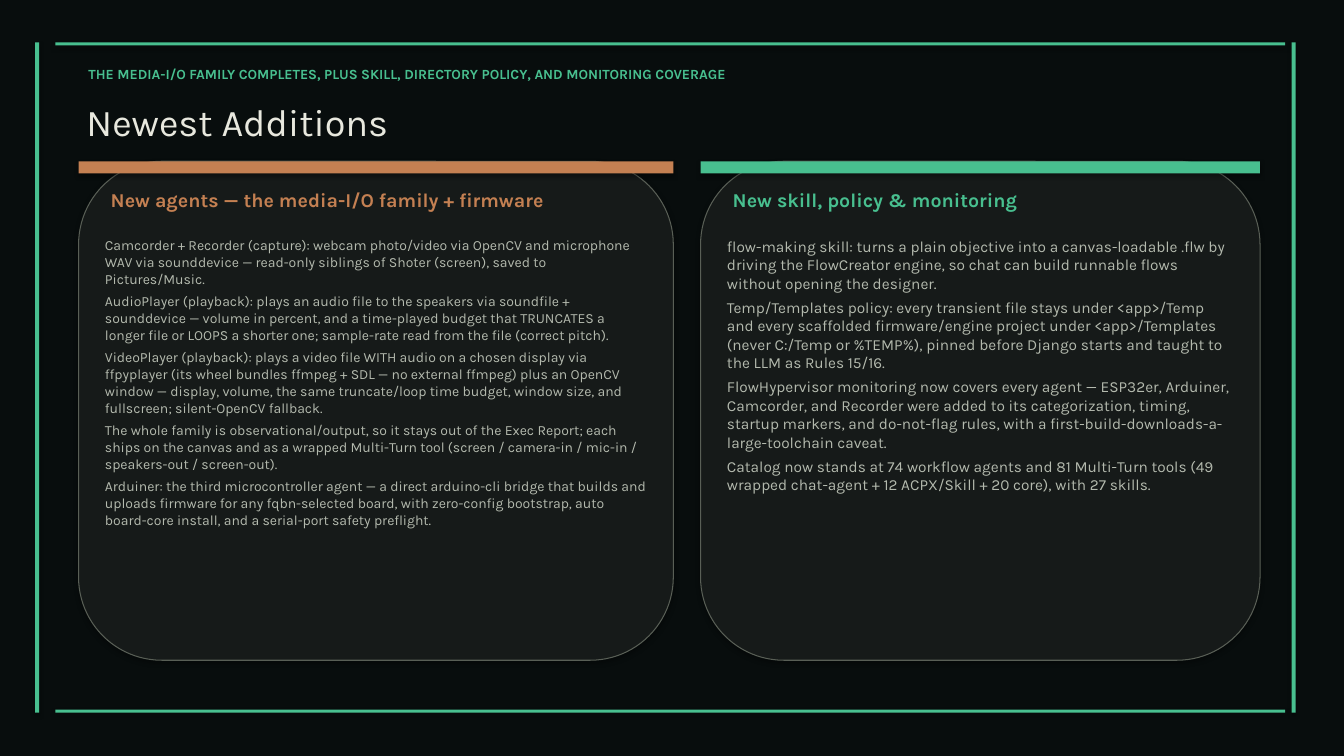
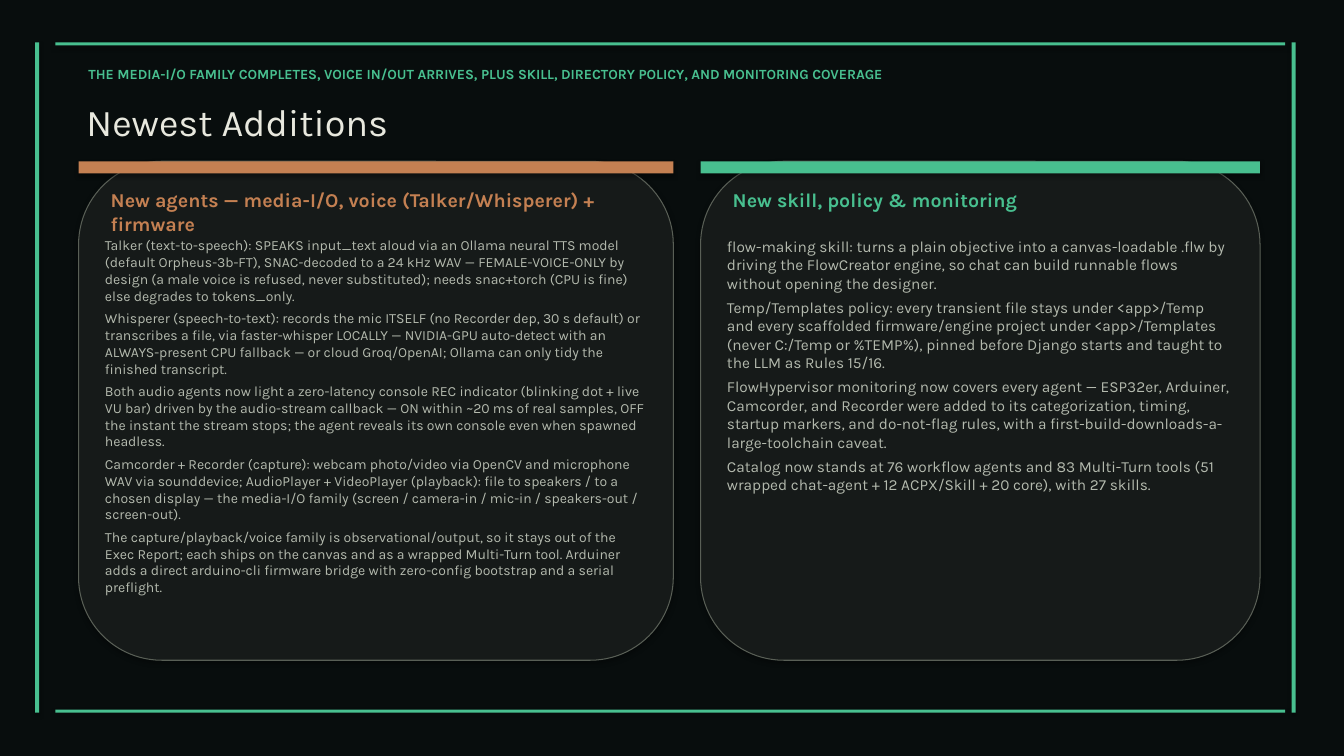
Before and after one commit to XAIHT/Tlamatini, a slide deck: slide 52 of Tlamatini_eXtended_Artificial_Intelligence_Humanly_Tempered.pptx. Drawn at 1344x756 pixels with LibreOffice and Linux fonts; fonts in the diff are those of the drawing. Boxes give left, top, right and bottom in pixels: in the first picture for what was removed or moved away, otherwise in the second. Text is boxed around its words. In the diff, an @@ line names an element or a change of style, - is before the commit and + after.

```diff
--- a/Tlamatini_eXtended_Artificial_Intelligence_Humanly_Tempered.pptx
+++ b/Tlamatini_eXtended_Artificial_Intelligence_Humanly_Tempered.pptx
@@ text at (x1=88, y1=68, x2=882, y2=81): text changed @@
-THE MEDIA-I/O FAMILY COMPLETES, PLUS SKILL, DIRECTORY POLICY, AND MONITORING COVERAGE
+THE MEDIA-I/O FAMILY COMPLETES, VOICE IN/OUT ARRIVES, PLUS SKILL, DIRECTORY POLICY, AND MONITORING COVERAGE
@@ text at (x1=111, y1=192, x2=579, y2=231): text changed @@
-New agents — the media-I/O family + firmware
+New agents — media-I/O, voice (Talker/Whisperer) + firmware
@@ text at (x1=105, y1=240, x2=644, y2=596): text changed @@
-Camcorder + Recorder (capture): webcam photo/video via OpenCV and microphone WAV via sounddevice — read-only siblings of Shoter (screen), saved to Pictures/Music.
-AudioPlayer (playback): plays an audio file to the speakers via soundfile + sounddevice — volume in percent, and a time-played budget that TRUNCATES a longer file or LOOPS a shorter one; sample-rate read from the file (correct pitch).
-VideoPlayer (playback): plays a video file WITH audio on a chosen display via ffpyplayer (its wheel bundles ffmpeg + SDL — no external ffmpeg) plus an OpenCV window — display, volume, the same truncate/loop time budget, window size, and fullscreen; silent-OpenCV fallback.
-The whole family is observational/output, so it stays out of the Exec Report; each ships on the canvas and as a wrapped Multi-Turn tool (screen / camera-in / mic-in / speakers-out / screen-out).
-Arduiner: the third microcontroller agent — a direct arduino-cli bridge that builds and uploads firmware for any fqbn-selected board, with zero-config bootstrap, auto board-core install, and a serial-port safety preflight.
+Talker (text-to-speech): SPEAKS input_text aloud via an Ollama neural TTS model (default Orpheus-3b-FT), SNAC-decoded to a 24 kHz WAV — FEMALE-VOICE-ONLY by design (a male voice is refused, never substituted); needs snac+torch (CPU is fine) else degrades to tokens_only.
+Whisperer (speech-to-text): records the mic ITSELF (no Recorder dep, 30 s default) or transcribes a file, via faster-whisper LOCALLY — NVIDIA-GPU auto-detect with an ALWAYS-present CPU fallback — or cloud Groq/OpenAI; Ollama can only tidy the finished transcript.
+Both audio agents now light a zero-latency console REC indicator (blinking dot + live VU bar) driven by the audio-stream callback — ON within ~20 ms of real samples, OFF the instant the stream stops; the agent reveals its own console even when spawned headless.
+Camcorder + Recorder (capture): webcam photo/video via OpenCV and microphone WAV via sounddevice; AudioPlayer + VideoPlayer (playback): file to speakers / to a chosen display — the media-I/O family (screen / camera-in / mic-in / speakers-out / screen-out).
+The capture/playback/voice family is observational/output, so it stays out of the Exec Report; each ships on the canvas and as a wrapped Multi-Turn tool. Arduiner adds a direct arduino-cli firmware bridge with zero-config bootstrap and a serial preflight.
@@ text at (x1=727, y1=461, x2=1214, y2=494): text changed @@
-Catalog now stands at 74 workflow agents and 81 Multi-Turn tools (49 wrapped chat-agent + 12 ACPX/Skill + 20 core), with 27 skills.
+Catalog now stands at 76 workflow agents and 83 Multi-Turn tools (51 wrapped chat-agent + 12 ACPX/Skill + 20 core), with 27 skills.
```
Also in this commit, not shown: 46 other slides changed, 2 slides removed, 12 other files.
